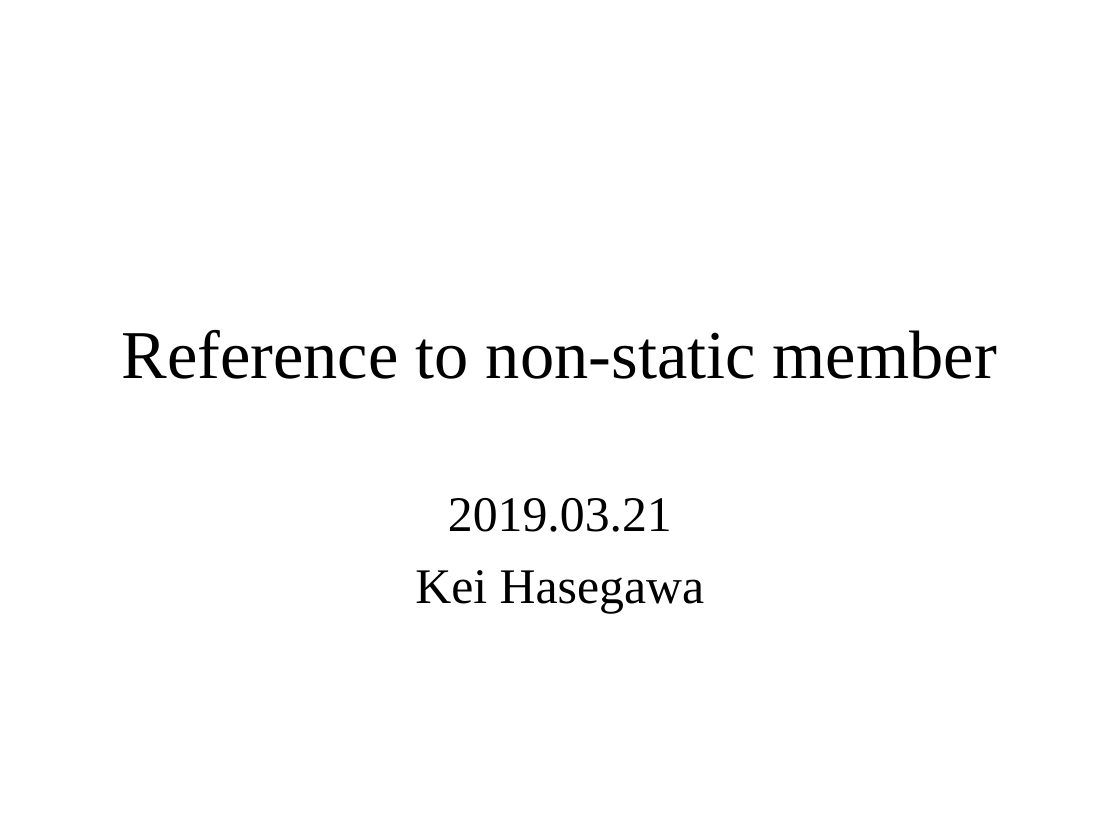
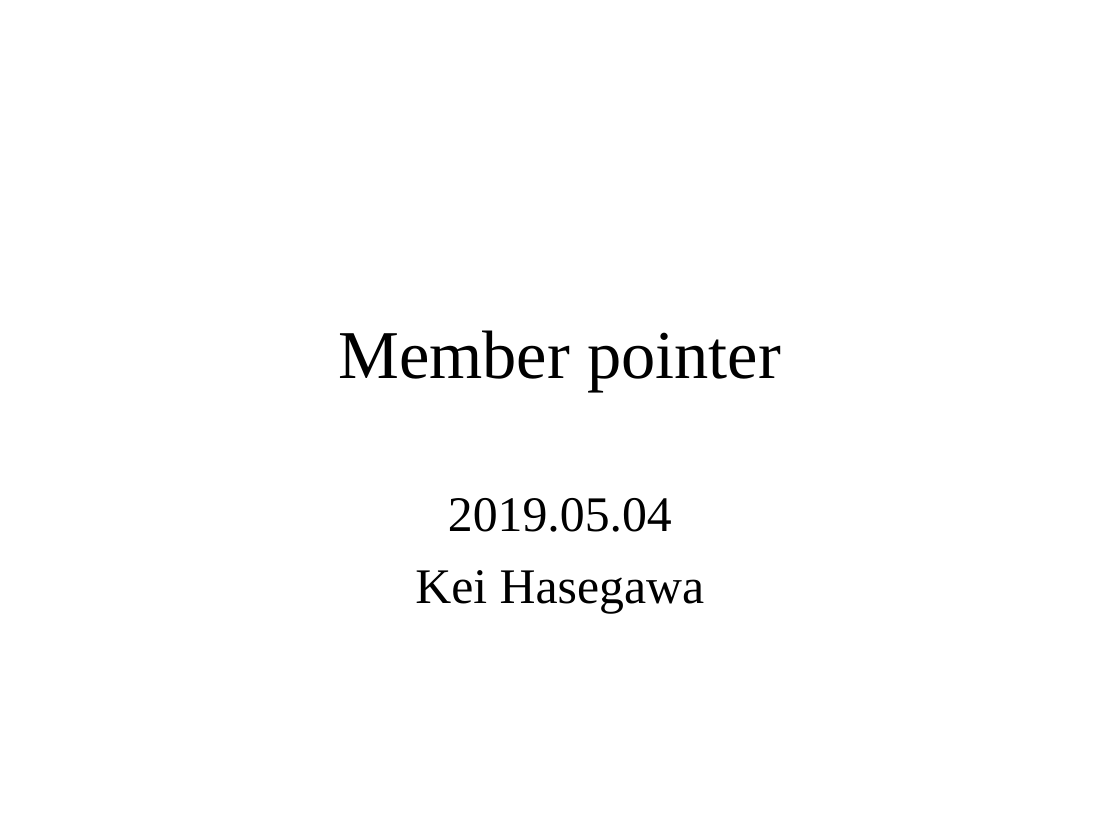
Before and after one commit to KeiHasegawa/cxx_doc, a slide deck: slide 1 of 07_member_pointer_e.ppt. Drawn at 1120x840 pixels with LibreOffice and Linux fonts; fonts in the diff are those of the drawing. Boxes give left, top, right and bottom in pixels: in the first picture for what was removed or moved away, otherwise in the second. Text is boxed around its words. In the diff, an @@ line names an element or a change of style, - is before the commit and + after.

Commit message:
update member_pointer

```diff
--- a/07_member_pointer_e.ppt
+++ b/07_member_pointer_e.ppt
@@ title at (x1=338, y1=330, x2=781, y2=391): text changed @@
-Reference to non-static member
+Member pointer
@@ subtitle at (x1=448, y1=498, x2=672, y2=532): text changed @@
-2019.03.21
+2019.05.04
```
Also in this commit, not shown: 5 slides added, 2 slides removed, 1 other file.
